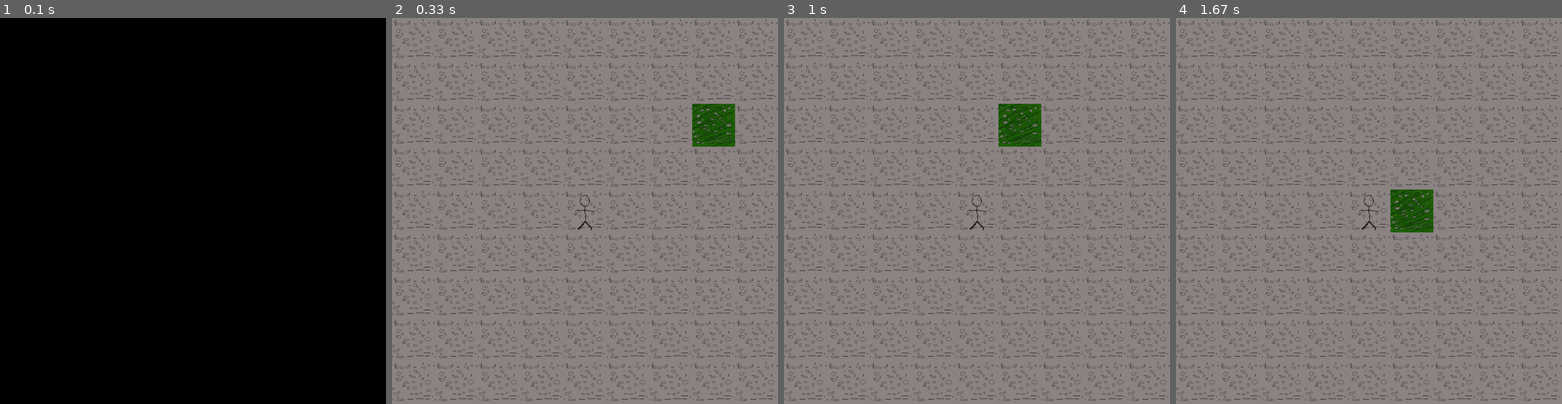
Above: before the commit, frames 1-4 (left to right).
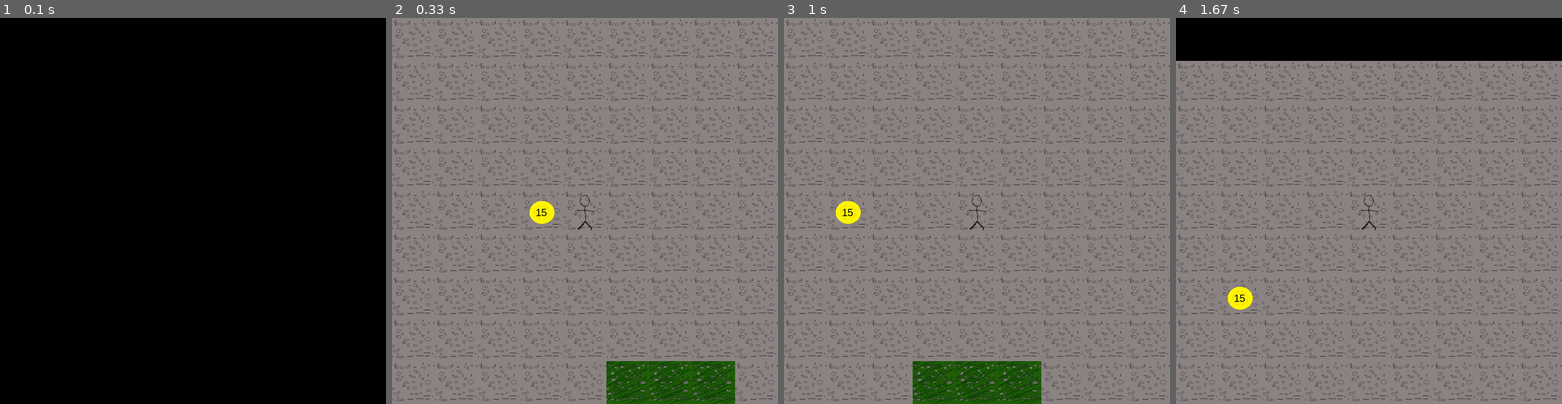
Above: after the commit, the same moments.

Repository: StevePaget/tilemaze
Game: pygame game, started from main.py
Two runs of this game, one before a commit and one after it. Both use one fixed random seed, a clock stepped at 60 frames per second and the inputs below.
Inputs:
- Up to frame 1 (0.1 s): no input
- Up to frame 2 (0.33 s): no input
- Up to frame 3 (1 s): hold Right 0.33-0.8 s
- Up to frame 4 (1.67 s): hold Up from 1.23 s (still down)

Frame 1 is identical in both runs. In frame 2, 4.8% of the frame differs, in the area x 35-89%, y 22-100%; in frame 3, 4.8%; in frame 4, 13%, in the area x 0-100%, y 0-76%.

Commit message:
Added coin

Diff:
--- a/main.py
+++ b/main.py
@@ -1,13 +1,32 @@
 from pygame_functions import *
+
+class Coin():
+    def __init__(self, image,row,col,value):
+        self.image = makeSprite(image)
+        showSprite(self.image)
+        self.row = row
+        self.col = col
+        self.value = value
+        self.valueLabel = makeLabel(str(self.value),24,0,0,"black")
+        showLabel(self.valueLabel)
+
+    def move(self,x,y):
+        moveSprite(self.image,x,y)
+        moveLabel(self.valueLabel,x+35,y+40)
+
+
 
 class World():
     def __init__(self):
         self.grid = [ [0 for x in range(18)] for y in range(18)]
-        self.grid[6][10] = 1
         self.tileGrid = [ [None for x in range(18)] for y in range(18)]
 
         self.tileImages = ["path.png","wall.png"]
 
+        self.items=[]
+        # demo wall
+        for col in range(7,10):
+            self.grid[9][col] = 1
 
         for row in range(18):
             for col in range(18):
@@ -27,16 +46,23 @@
         if keyPressed("down"):
             self.player.move(1,0)
 
-        topleftcol = self.player.col-3
-        topleftrow = self.player.row-1
+        topleftcol = self.player.col-4
+        topleftrow = self.player.row-4
 
-        # move all sprites into position
+        # move all tile sprites into position
         for row in range(18):
             for col in range(18):
                 y = (row-topleftrow)*100
                 x = (col-topleftcol)*100
                 moveSprite(self.tileGrid[row][col], x,y)
+        # move items
+        for item in self.items:
+            y = (item.row-topleftrow)*100
+            x = (item.col-topleftcol)*100
+            item.move(x,y)
 
+    def addItem(self,newItem):
+        self.items.append(newItem)
 
 class Player():
     def __init__(self,row,col):
@@ -55,6 +81,7 @@
 setAutoUpdate(False)
 
 w = World()
+w.addItem(Coin("coin.png",5,5,15))
 while True:
     w.update()
     updateDisplay()
Binary file added: coin.png
